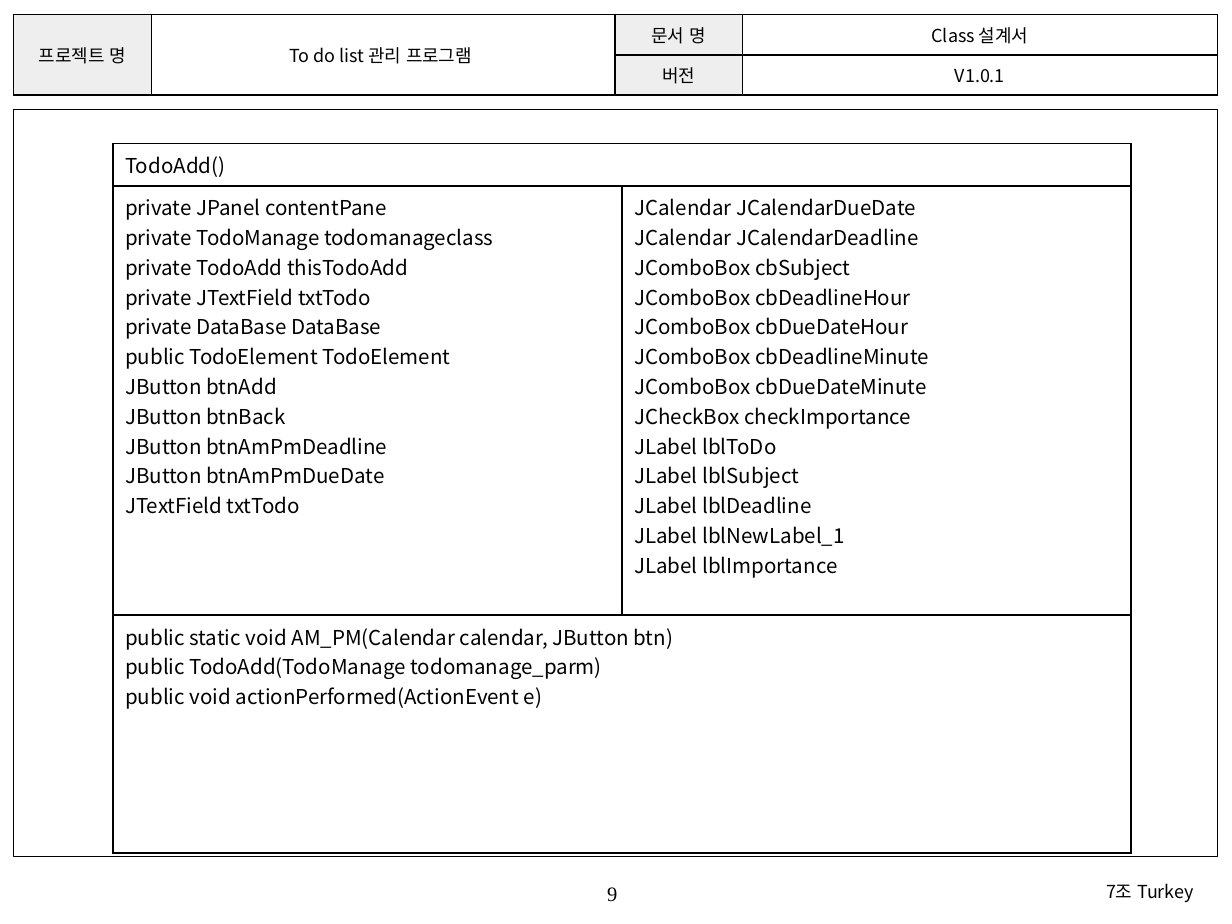
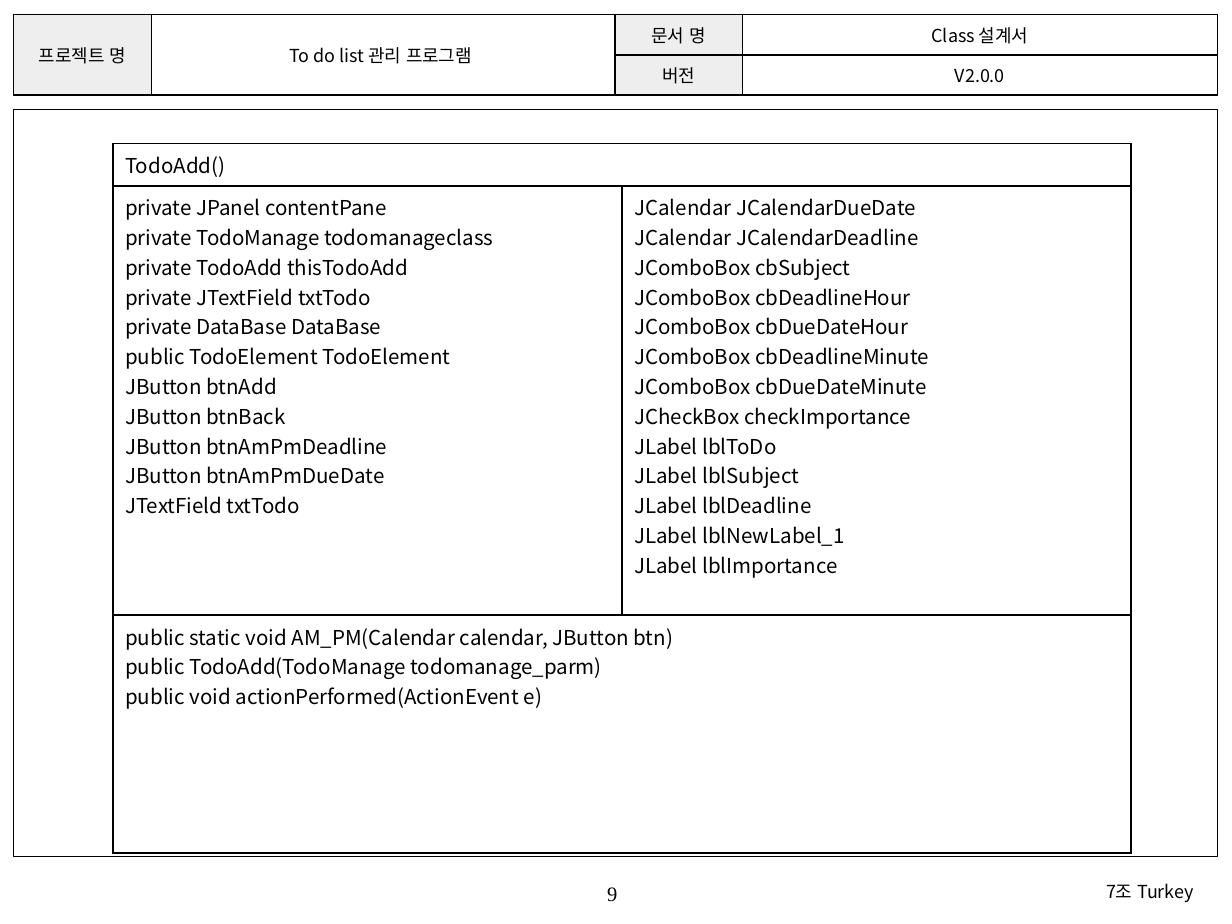
Before and after one commit to SE-admin/7, a slide deck: slide 9 of doc/3_ 설계서/Class Design.pptx. Drawn at 1232x924 pixels with LibreOffice and Linux fonts; fonts in the diff are those of the drawing; background and template pictures are left out. Boxes give left, top, right and bottom in pixels: in the first picture for what was removed or moved away, otherwise in the second. Text is boxed around its words. In the diff, an @@ line names an element or a change of style, - is before the commit and + after.

```diff
--- a/doc/3_ 설계서/Class Design.pptx
+++ b/doc/3_ 설계서/Class Design.pptx
@@ table at box(14, 15, 1217, 95) @@
-row 2, column 4: V1.0.1
+row 2, column 4: V2.0.0
```
Also in this commit, not shown: 12 other slides changed.
